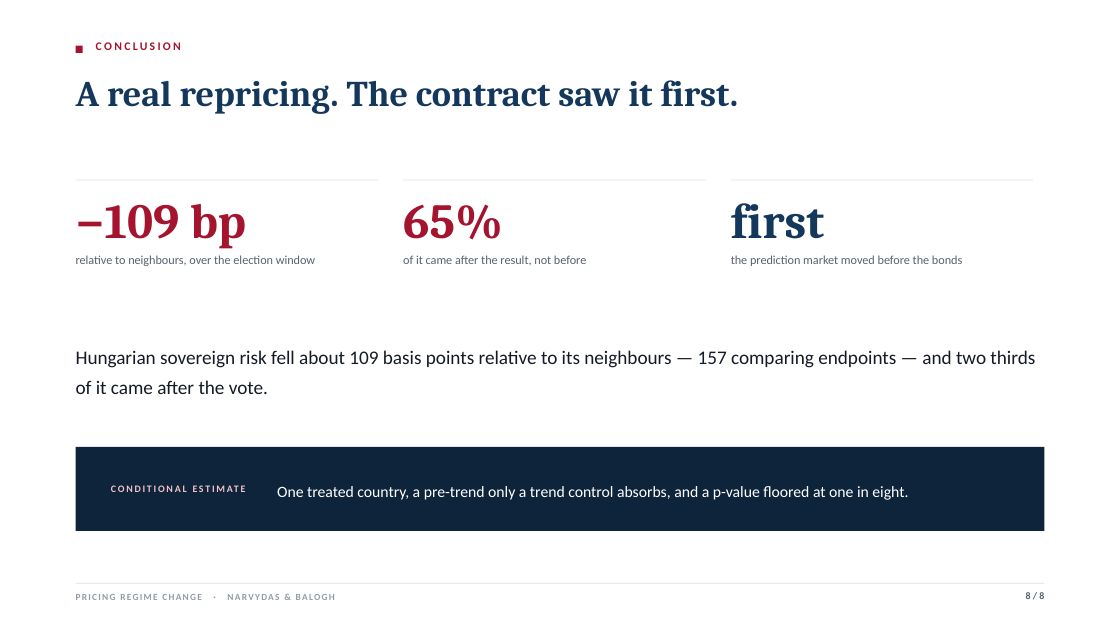
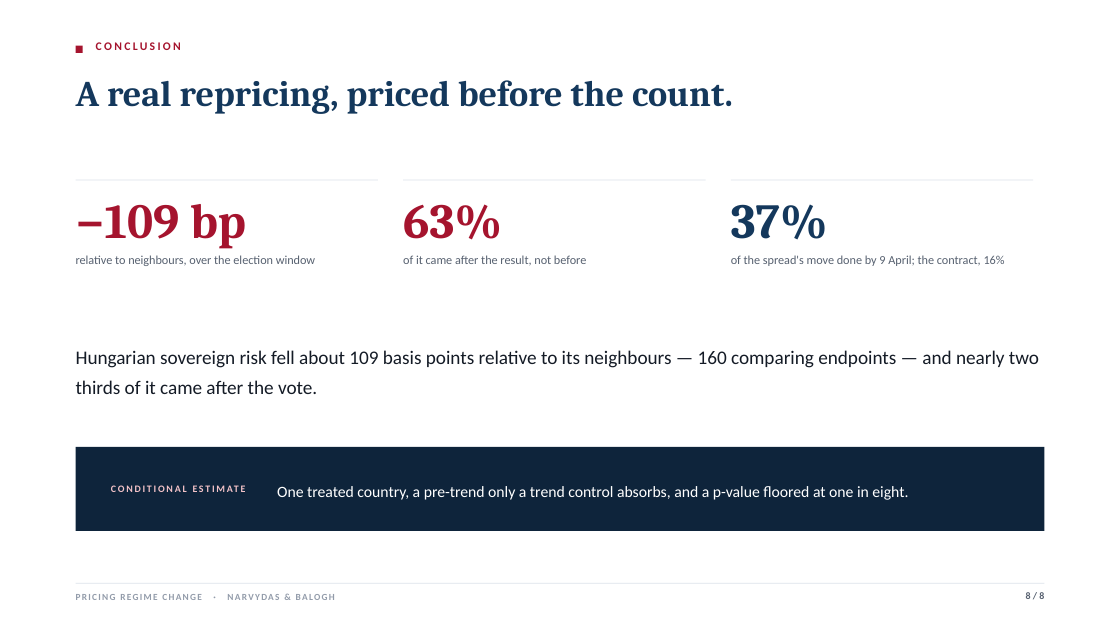
Before and after one commit to jokubasv0/finance-rdd, a slide deck: slide 8 of out/Pricing_Regime_Change.pptx. Drawn at 1120x630 pixels with LibreOffice and Linux fonts; fonts in the diff are those of the drawing. Boxes give left, top, right and bottom in pixels: in the first picture for what was removed or moved away, otherwise in the second. Text is boxed around its words. In the diff, an @@ line names an element or a change of style, - is before the commit and + after.

```diff
--- a/out/Pricing_Regime_Change.pptx
+++ b/out/Pricing_Regime_Change.pptx
@@ text at (76, 80, 733, 114): text changed @@
-A real repricing. The contract saw it first.
+A real repricing, priced before the count.
@@ text at (403, 204, 502, 240): text changed @@
-65%
+63%
@@ text at (731, 204, 828, 240): text changed @@
-first
+37%
@@ text at (731, 255, 1005, 266): text changed @@
-the prediction market moved before the bonds
+of the spread's move done by 9 April; the contract, 16%
@@ text at (76, 350, 1039, 394): text changed @@
-Hungarian sovereign risk fell about 109 basis points relative to its neighbours — 157 comparing endpoints — and two thirds of it came after the vote.
+Hungarian sovereign risk fell about 109 basis points relative to its neighbours — 160 comparing endpoints — and nearly two thirds of it came after the vote.
```
Also in this commit, not shown: 3 other slides changed, 15 other files.
